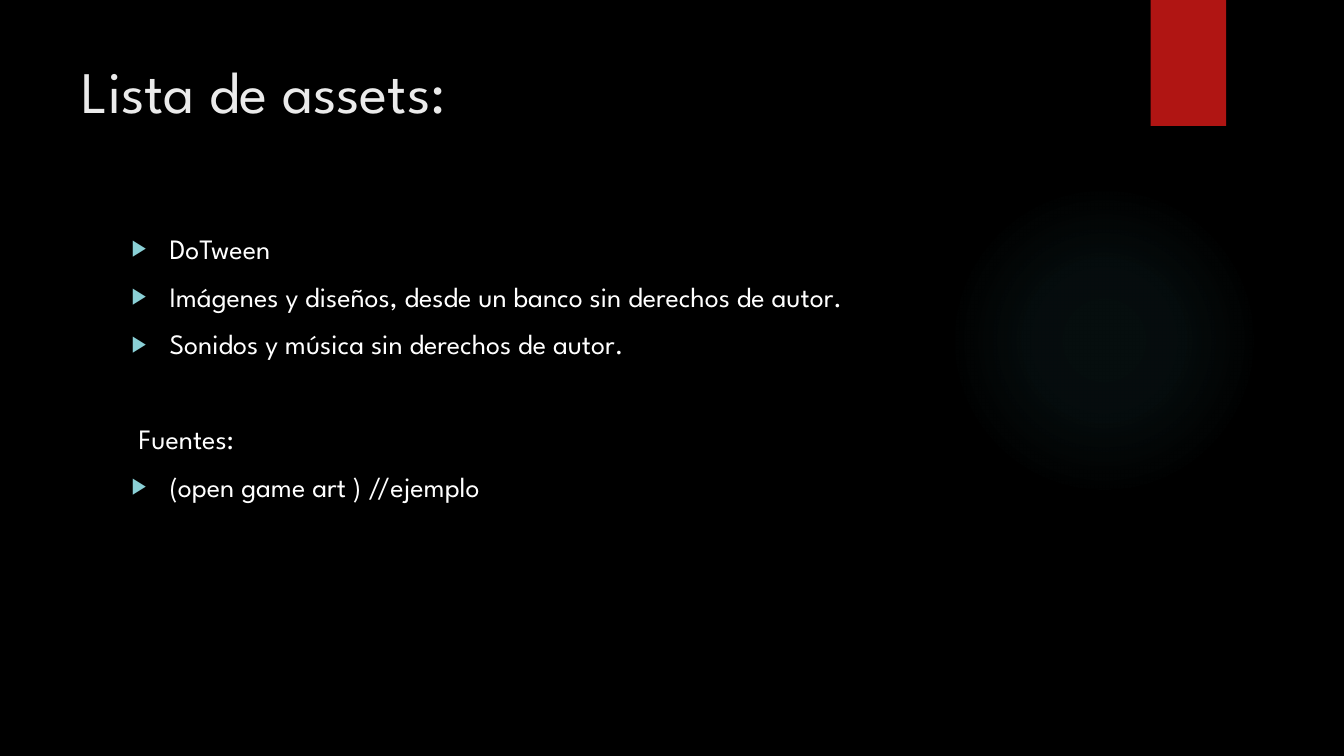
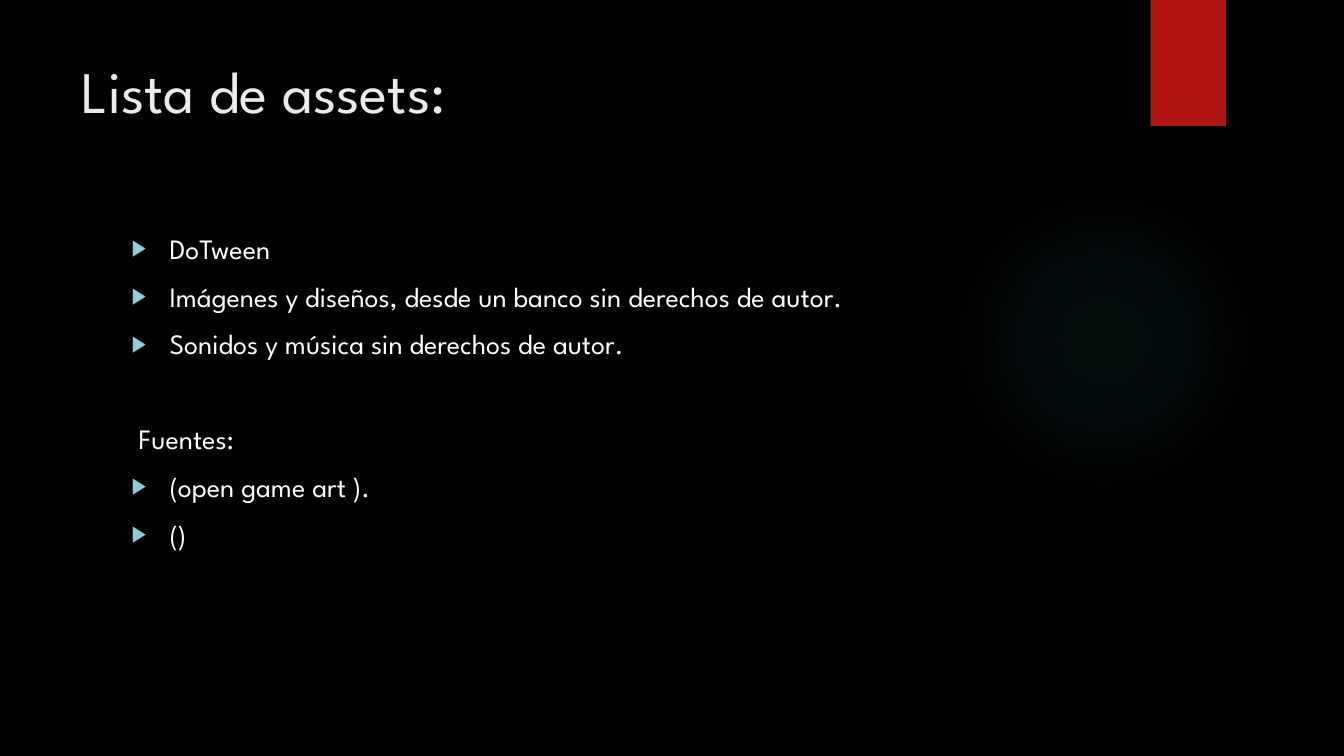
Before and after one commit to CristopherNicolas/Animales-Trabajo, a slide deck: slide 7 of Game design document farmGochi.pptx. Drawn at 1344x756 pixels with LibreOffice and Linux fonts; fonts in the diff are those of the drawing; background and template pictures are left out. Boxes give left, top, right and bottom in pixels: in the first picture for what was removed or moved away, otherwise in the second. Text is boxed around its words. In the diff, an @@ line names an element or a change of style, - is before the commit and + after.

```diff
--- a/Game design document farmGochi.pptx
+++ b/Game design document farmGochi.pptx
@@ text at <box>170,477,346,503</box>: text changed @@
-▶ (open game art ) //ejemplo
+▶ (open game art ).
+▶ ()
```
Also in this commit, not shown: 16 other files.
